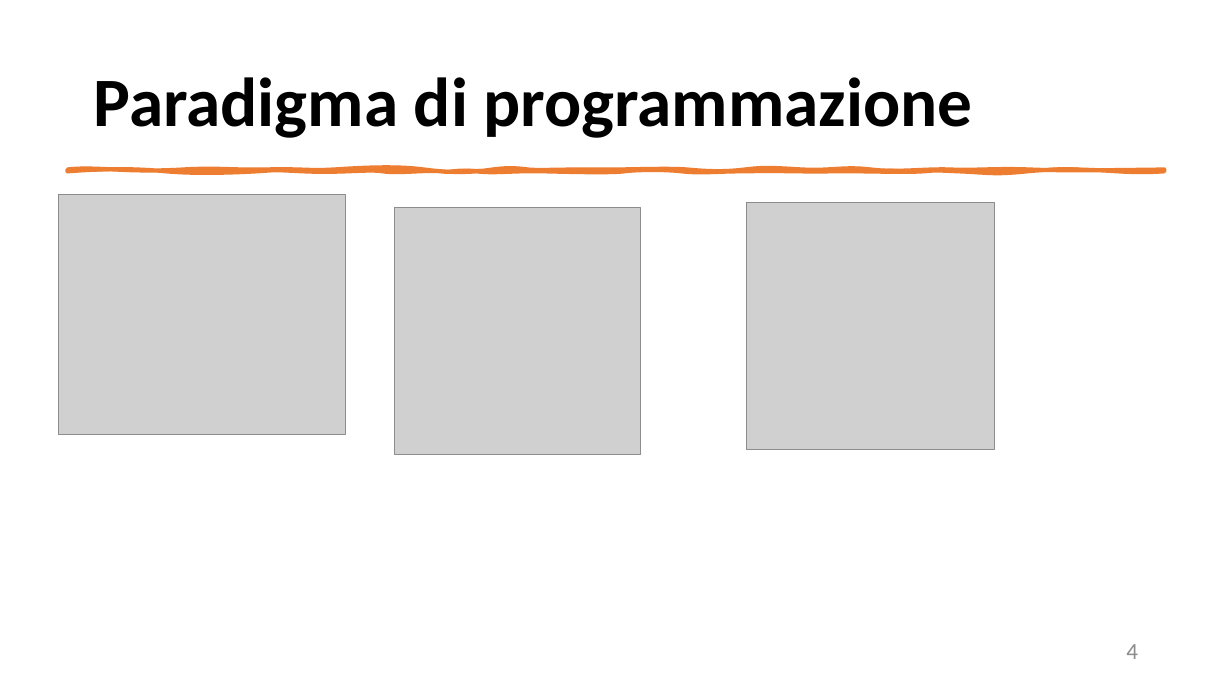
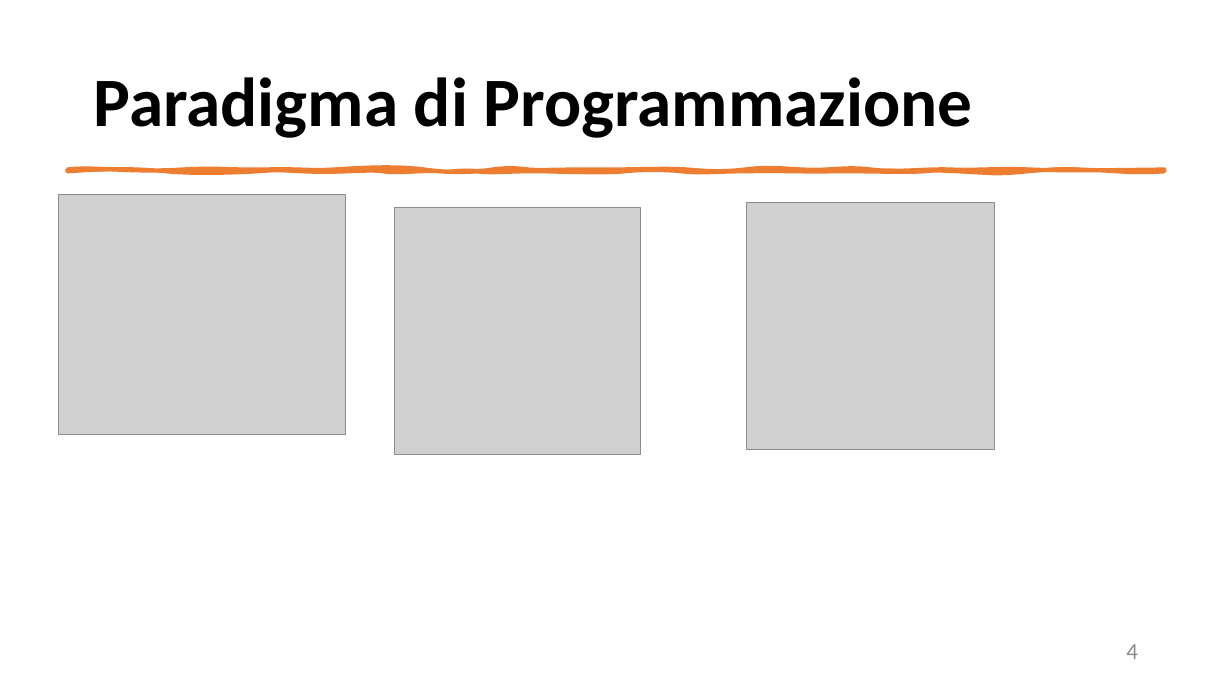
Before and after one commit to mangilimatteo/Progetto_Ingegneria_Software_Cattaneo_Mangili_Saini, a slide deck: slide 4 of Presentazione_Progetto.pptx. Drawn at 1232x693 pixels with LibreOffice and Linux fonts; fonts in the diff are those of the drawing; grey boxes stand for pictures. Boxes give left, top, right and bottom in pixels: in the first picture for what was removed or moved away, otherwise in the second. Text is boxed around its words. In the diff, an @@ line names an element or a change of style, - is before the commit and + after.

```diff
--- a/Presentazione_Progetto.pptx
+++ b/Presentazione_Progetto.pptx
@@ title at [94,77,973,138]: text changed @@
-Paradigma di programmazione
+Paradigma di Programmazione
```
Also in this commit, not shown: 3 other slides changed.
